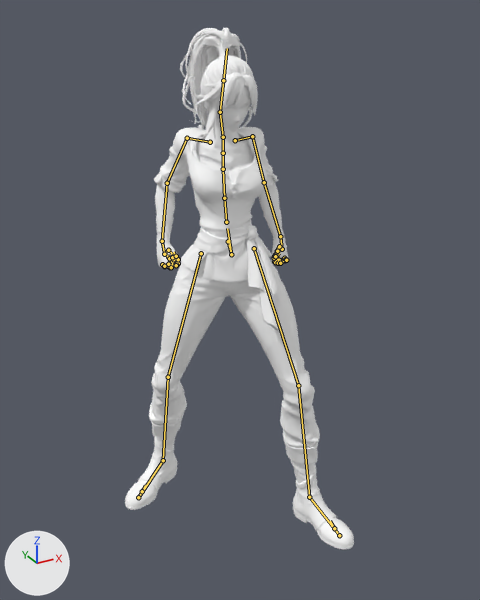
Before and after pictures for a commit that changed the glTF model assets/characters/hero_human_f_starter.glb.
Both versions are drawn from a camera (50 mm lens) standing at (-0.924, -1.853, 1.734) and looking at (0.014, -0.148, 0.881). Arrows for +X, +Y and +Z are at lower left; the lights stay in place. The older version comes first. Both versions are drawn at frame 31 of the action 'Idle'; the numbers are the values there. The bones that bend it are drawn over the model as lines.

The first picture shows 'hero_human_f_starter'.
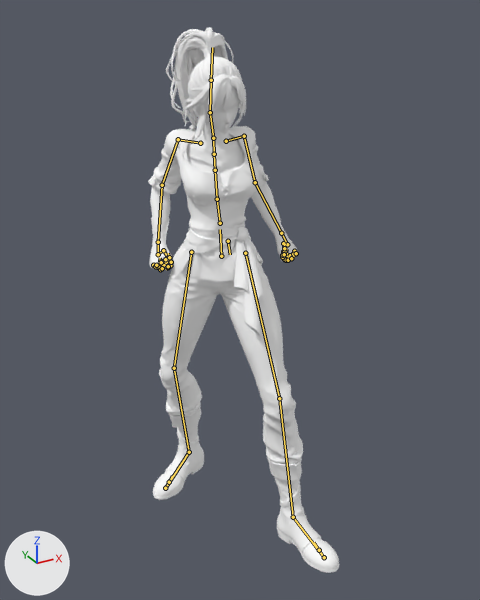
Boxes (x1, y1, x2, y2) around the edits, measured in the pictures (480 x 600 px):
'hero_human_f_starter', posed (17% narrower)
    before: (125, 27, 354, 549)
    after: (148, 27, 339, 573)
bone 'Bone_000', root to tip
    before: (228, 241) to (231, 254)
    after: (228, 241) to (230, 254)
bone 'Bone_001', root to tip
    before: (231, 254) to (227, 228)
    after: (221, 256) to (220, 229)
bone 'Bone_005', root to tip
    before: (226, 222) to (224, 198)
    after: (220, 223) to (217, 199)
bone 'Bone_017', root to tip
    before: (220, 112) to (223, 80)
    after: (210, 112) to (211, 80)
bone 'Bone_022', root to tip
    before: (252, 136) to (264, 182)
    after: (244, 136) to (255, 182)
bone 'Bone_021', root to tip
    before: (264, 182) to (280, 236)
    after: (255, 182) to (281, 233)
bone 'Bone_020', root to tip
    before: (280, 236) to (282, 249)
    after: (281, 233) to (287, 244)
bone 'Bone_027', root to tip
    before: (187, 138) to (167, 183)
    after: (178, 139) to (162, 185)
bone 'Bone_026', root to tip
    before: (167, 183) to (162, 241)
    after: (162, 185) to (158, 242)
bone 'Bone_025', root to tip
    before: (162, 241) to (164, 254)
    after: (158, 242) to (158, 254)
bone 'Bone_010', root to tip
    before: (254, 248) to (298, 385)
    after: (245, 253) to (279, 398)
bone 'Bone_009', root to tip
    before: (298, 385) to (309, 497)
    after: (279, 398) to (293, 517)
bone 'Bone_008', root to tip
    before: (309, 497) to (339, 535)
    after: (293, 517) to (324, 557)
bone 'Bone_015', root to tip
    before: (201, 253) to (168, 377)
    after: (191, 252) to (174, 368)
bone 'Bone_014', root to tip
    before: (168, 377) to (163, 460)
    after: (174, 368) to (189, 452)
bone 'Bone_013', root to tip
    before: (163, 460) to (138, 497)
    after: (189, 452) to (165, 488)

What the commit changed:
Bone 'Bone_000' (bone_bone_000) turns from (-8, 12, 2) to (-9, 16, 8) degrees about its own x, y and z.
Bone 'Bone_001' (bone_bone_001) moves from (0.0, 0.0, 0.0) to (-0.029, -0.004, 0.007).
Bone 'Bone_005' (bone_bone_005) turns from (0, 0, 0) to (2, 4, 8) degrees about its own x, y and z.
Bone 'Bone_017' (bone_bone_017) turns from (7, 11, 5) to (9, 10, 8) degrees about its own x, y and z.
Bone 'Bone_022' (bone_bone_022) turns from (-62, 12, -12) to (-65, 12, -13) degrees about its own x, y and z.
Bone 'Bone_021' (bone_bone_021) turns from (-13, -1, -17) to (-1, 0, -22) degrees about its own x, y and z.
Bone 'Bone_020' (bone_bone_020) turns from (-2, 11, -24) to (13, 19, -18) degrees about its own x, y and z.
Bone 'Bone_027' (bone_bone_027) turns from (-58, -13, 9) to (-61, -15, 10) degrees about its own x, y and z.
Bone 'Bone_026' (bone_bone_026) turns from (-22, -6, 32) to (-15, -4, 41) degrees about its own x, y and z.
Bone 'Bone_025' (bone_bone_025) turns from (-4, -10, 25) to (8, -19, 26) degrees about its own x, y and z.
Bone 'Bone_010' (bone_bone_010) turns from (-18, -3, -7) to (-22, -3, -7) degrees about its own x, y and z.
Bone 'Bone_009' (bone_bone_009) turns from (22, -14, 6) to (25, -13, 3) degrees about its own x, y and z.
Bone 'Bone_008' (bone_bone_008) turns from (-3, 7, 4) to (4, 6, 3) degrees about its own x, y and z.
Bone 'Bone_015' (bone_bone_015) turns from (7, -1, 4) to (12, 1, -7) degrees about its own x, y and z.
Bone 'Bone_014' (bone_bone_014) turns from (14, 43, -9) to (5, 43, -15) degrees about its own x, y and z.
Bone 'Bone_013' (bone_bone_013) turns from (-17, -4, 1) to (-24, -12, 7) degrees about its own x, y and z.
